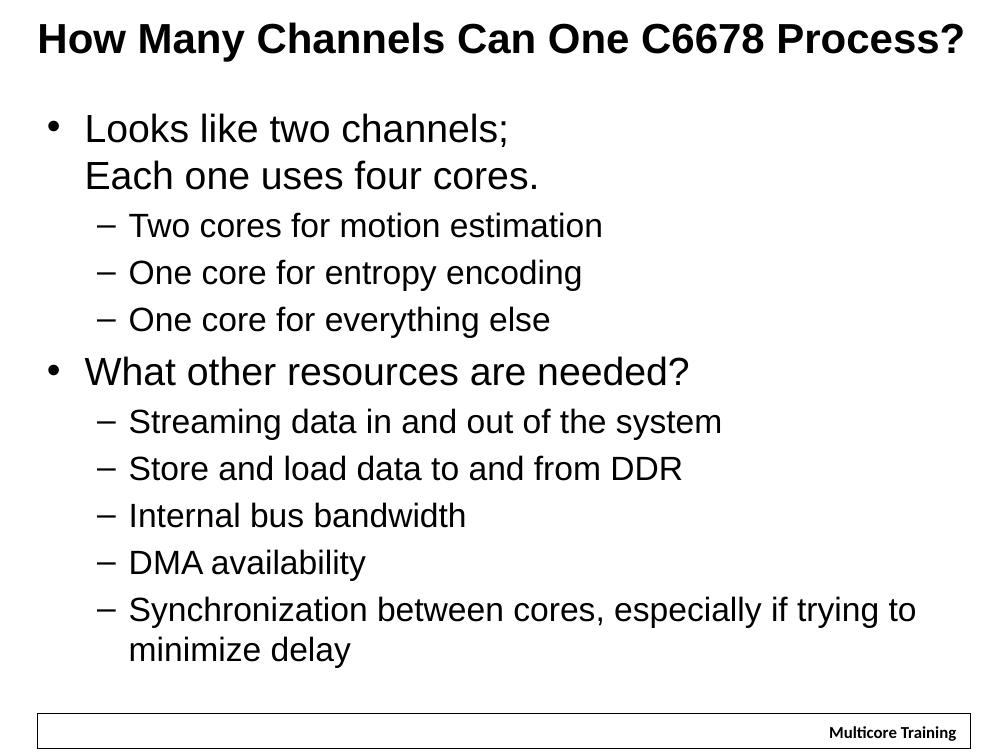
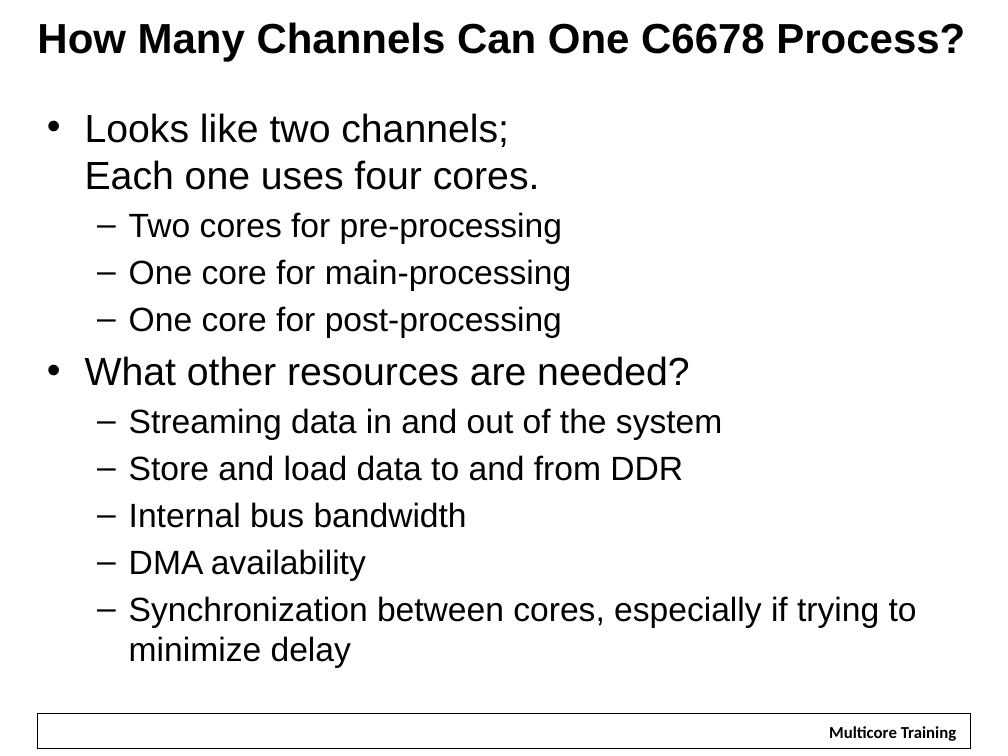
Before and after one commit to hari1989/keystone-workshop, a slide deck: slide 27 of slides/Multicore Design.pptx. Drawn at 1008x756 pixels with LibreOffice and Linux fonts; fonts in the diff are those of the drawing; background and template pictures are left out. Boxes give left, top, right and bottom in pixels: in the first picture for what was removed or moved away, otherwise in the second. Text is boxed around its words. In the diff, an @@ line names an element or a change of style, - is before the commit and + after.

```diff
--- a/slides/Multicore Design.pptx
+++ b/slides/Multicore Design.pptx
@@ text at <box>129,212,572,338</box>: text changed @@
-  – Two cores for motion estimation
-  – One core for entropy encoding
-  – One core for everything else
+  – Two cores for pre-processing
+  – One core for main-processing
+  – One core for post-processing
```
Also in this commit, not shown: 7 other slides changed, 7 slides added, 7 slides removed.
